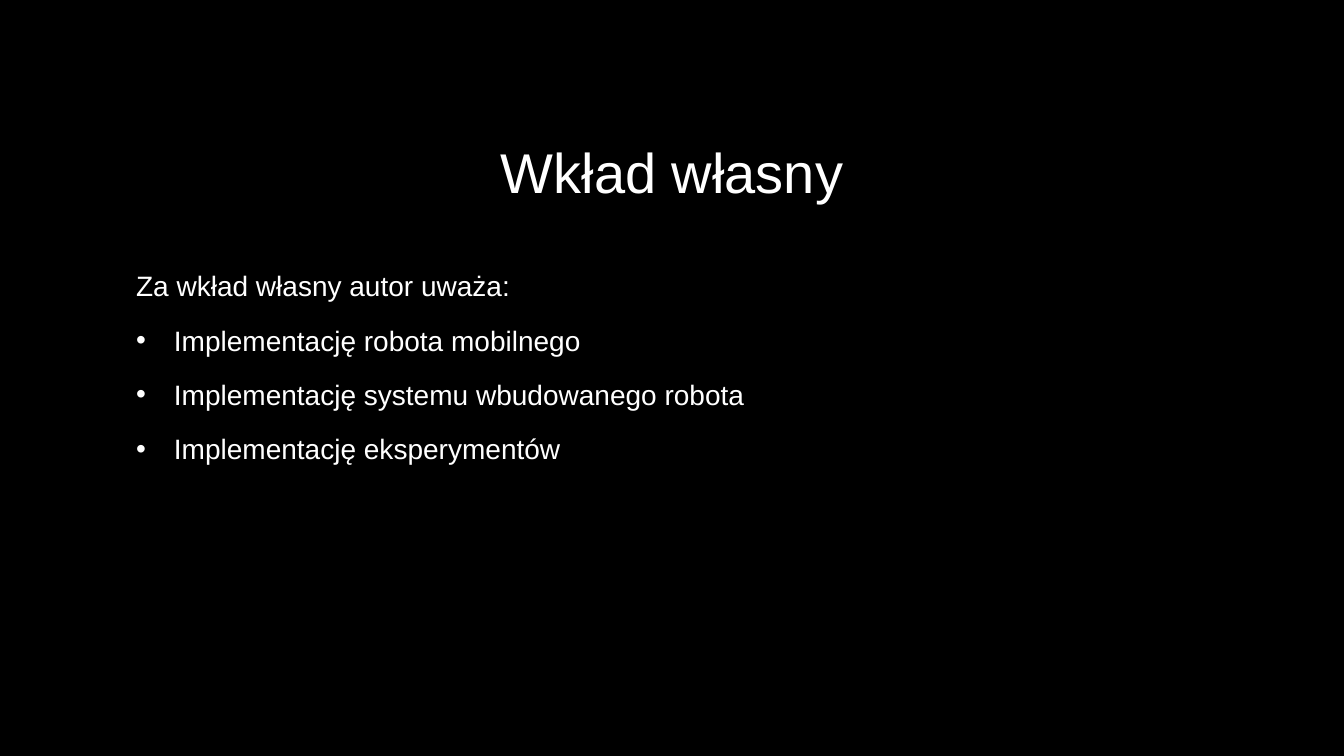
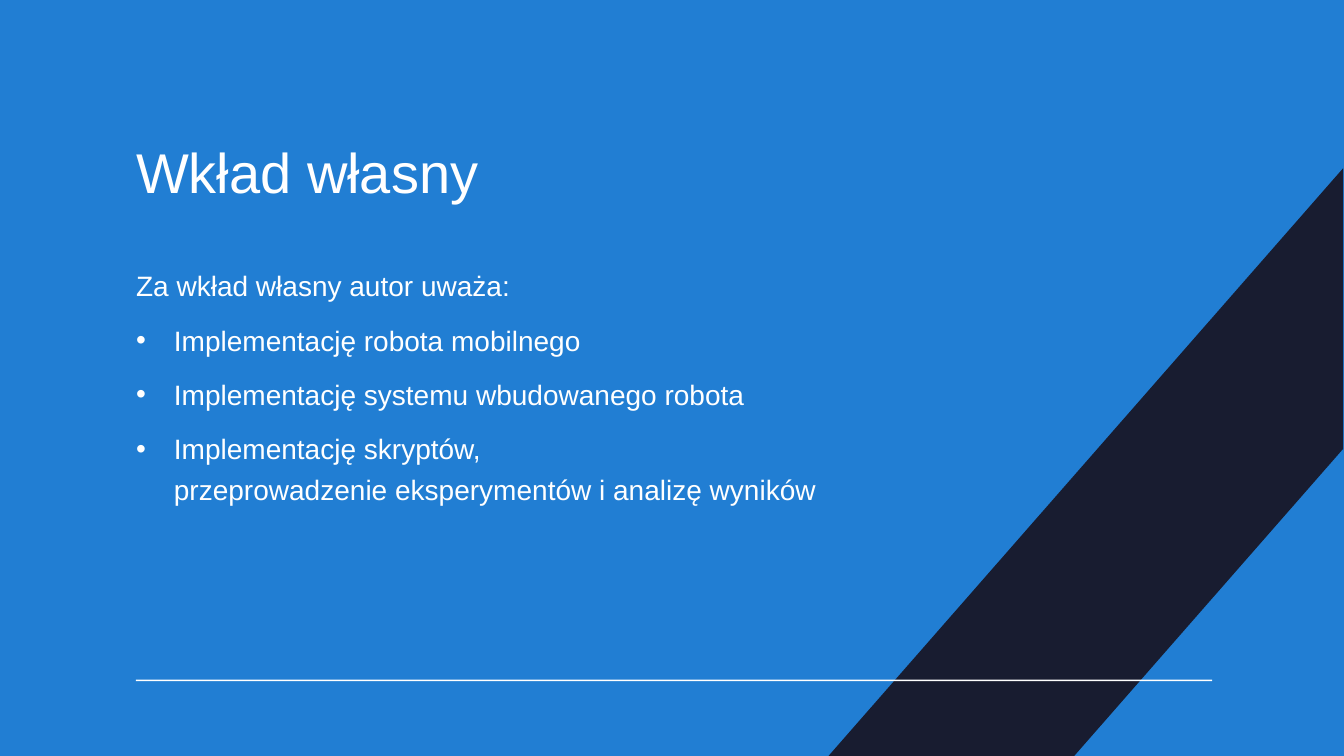
Before and after one commit to DevxMike/master_degree, a slide deck: slide 23 of ppt/Magisterka.odp (slide 29 before the commit). Drawn at 1344x756 pixels with LibreOffice and Linux fonts; fonts in the diff are those of the drawing. Boxes give left, top, right and bottom in pixels: in the first picture for what was removed or moved away, otherwise in the second. Text is boxed around its words. In the diff, an @@ line names an element or a change of style, - is before the commit and + after.

```diff
--- a/ppt/Magisterka.odp
+++ b/ppt/Magisterka.odp
@@ freeform shape added at (0, 0, 1344, 756), fill #217ED3 @@
@@ title "Wkład własny" at (136, 152, 478, 203): alignment centre to left @@
@@ freeform shape added at (829, 168, 1343, 756), fill #181C30 @@
@@ text at (174, 438, 816, 505): text changed @@
-• Implementację eksperymentów
+• Implementację skryptów, przeprowadzenie eksperymentów i analizę wyników
@@ line added from (136, 681) to (1212, 681), #FFFFFF 0.99 pt @@
```
Also in this commit, not shown: 20 other slides changed, 2 slides added, 8 slides removed, 2 other files.
